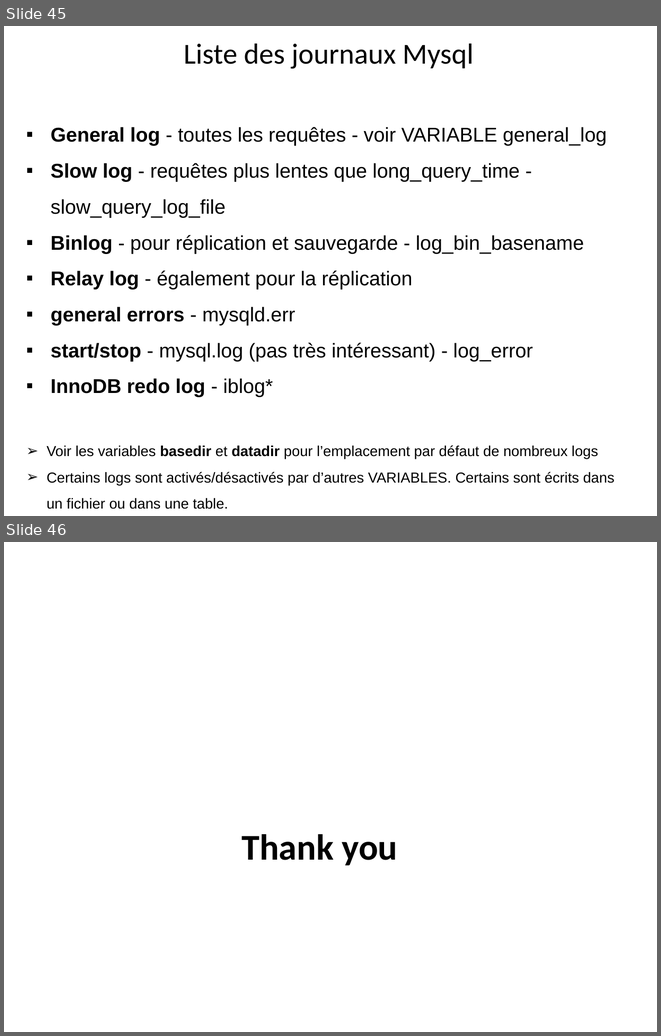
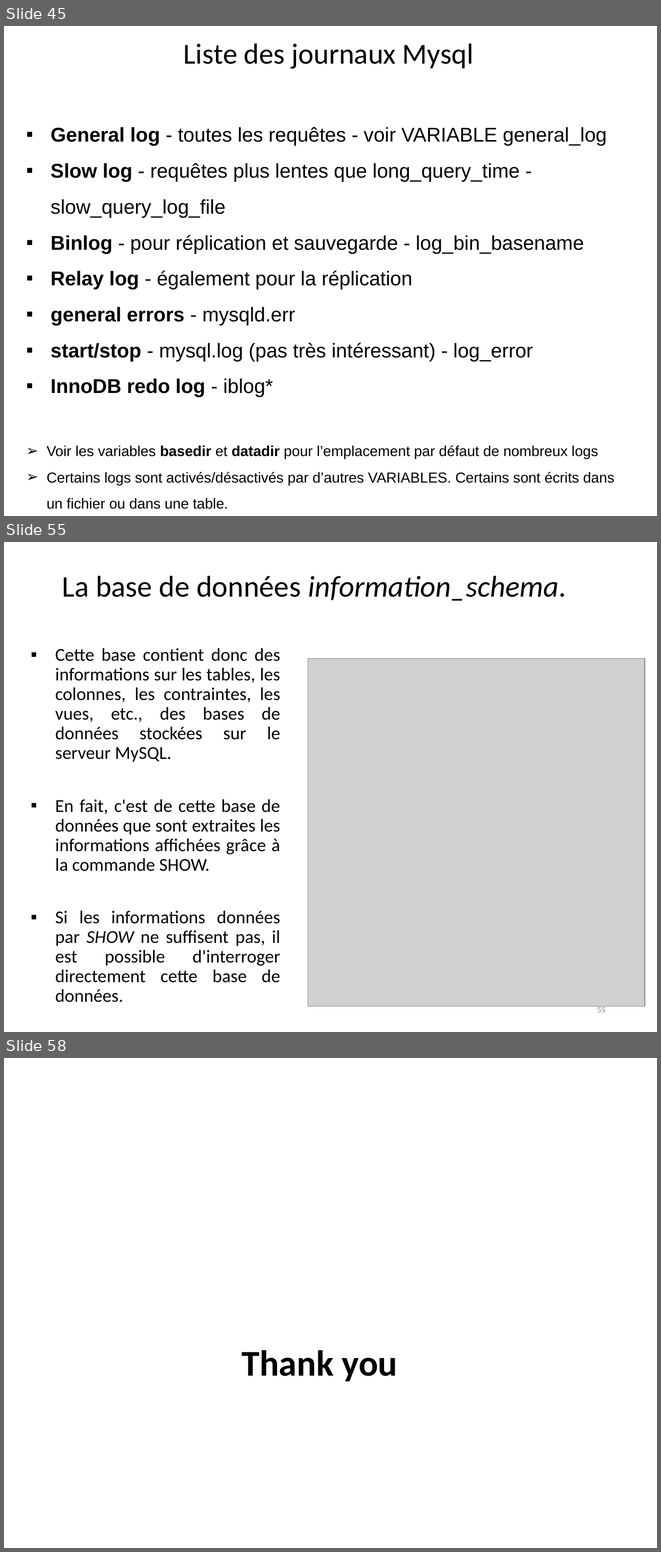
Before and after one commit to hosniah/mysql-labs, a slide deck: Administration MYSQL.pptx. Shown one above the other, each under a label of ours: slides 45 and 46 before the commit, slides 45, 55 and 58 after it; the slides between them are not shown. The pictures are 661x1036 and 661x1552 pixels, drawn with LibreOffice and Linux fonts; fonts in the diff are those of the drawing; grey boxes stand for pictures; background and template pictures are left out. Boxes give left, top, right and bottom in pixels: in the first picture for what was removed or moved away, otherwise in the second. Text is boxed around its words. In the diff, an @@ line names an element or a change of style, - is before the commit and + after.

```diff
--- a/Administration MYSQL.pptx
+++ b/Administration MYSQL.pptx
@@ slide 55 added at <box>4,542,657,1032</box>, background #FFFFFF @@
@@ title added at <box>62,575,566,601</box>, 33 pt, text #000000, italic @@
+La base de données information_schema.
@@ text added at <box>55,648,281,1002</box>, 20 pt, text #000000 @@
+▪ Cette base contient donc des informations sur les tables, les colonnes, les contraintes, les vues, etc., des bases de données stockées sur le serveur MySQL.
+▪ En fait, c'est de cette base de données que sont extraites les informations affichées grâce à la commande SHOW.
+▪ Si les informations données par SHOW ne suffisent pas, il est possible d'interroger directement cette base de données.
@@ picture added at <box>308,658,645,1006</box> @@
@@ page number added at <box>597,1005,606,1012</box>, 9 pt, text #898989 @@
+55
@@ what was slide 46 is now slide 58 @@
```
Also in this commit, not shown: 11 other slides added.
